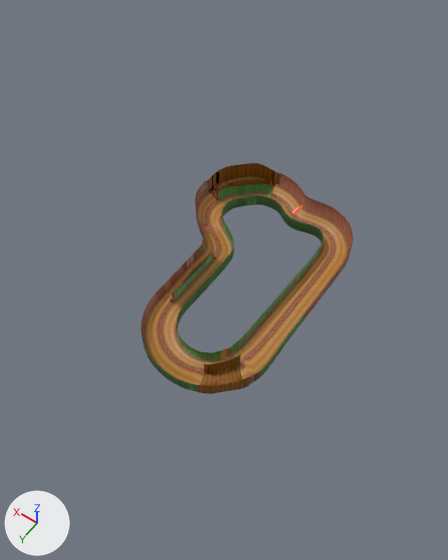
What one commit did to the glTF model mario-kart-react/public/Tracks/YoshiFalls/YoshiFalls_road.glb.
One viewpoint serves both versions: a camera (50 mm lens) standing at (-426.0, 744.0, 1157.0) and looking at (36.0, 96.0, 139.0). The axes (+X, +Y, +Z) are drawn at lower left. The lights are the same throughout. The first picture is the older version. Where no turn or scale is listed for an object, it has been applied to the vertices. Vertices at exactly the same position are counted once.

Objects in the first picture: 'polygon230', 'polygon243' and 1 more.
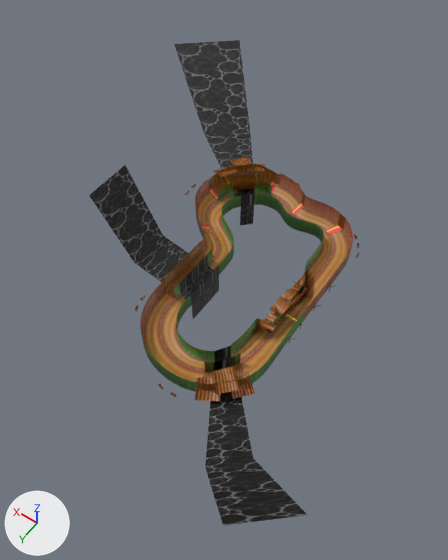
Where the newer file only moved an object's origin or applied its transform, the numbers keep the older frame.

Location of each change, (x1, y1, x2, y2) in pixels of the pictures (448 x 560 px; the box of a moved part takes in the faces that stretch with it):
'polygon264', added
    after: (89, 40, 307, 526)
'polygon243', reshaped
    before: (141, 172, 353, 392)
    after: (140, 173, 353, 392)
'polygon230', reshaped
    before: (198, 163, 304, 394)
    after: (162, 164, 345, 390)
'polygon201', added
    after: (169, 157, 337, 401)
'polygon15', added
    after: (135, 158, 359, 398)
'polygon41', added
    after: (225, 164, 297, 322)
part 1 of me_id326, moved or reshaped
    before: (141, 172, 347, 392)
    after: (140, 173, 348, 392)
part 2 of me_id326, surface changed
    before: (247, 371, 260, 380)
    after: (256, 368, 261, 377)
part 3 of me_id386, moved or reshaped
    before: (209, 163, 276, 201)
    after: (208, 164, 276, 200)
part 4 of me_id386, moved or reshaped
    before: (198, 357, 245, 393)
    after: (162, 192, 305, 390)

Patch to the scene script:
```diff
--- a/mario-kart-react/public/Tracks/YoshiFalls/YoshiFalls_road.glb.py
+++ b/mario-kart-react/public/Tracks/YoshiFalls/YoshiFalls_road.glb.py
@@ me_id326 @@
-me_id326.from_pydata(...)  # 667 vertices, 1063 faces; spans x -147.0..231.0, y -226.0..336.0, z 97.0..161.0
+me_id326.from_pydata(...)  # 700 vertices, 1071 faces; spans x -147.0..231.0, y -226.0..336.0, z 97.0..162.0
+# me_id326 part 1: 166 vertices moved from x -147.0..196.0, y -193.0..336.0, z 114.0..145.0 to x -147.0..196.0, y -194.0..336.0, z 114.0..152.0; 51 vertices removed from x -144.0..228.0, y -224.0..331.0, z 97.0..161.0; 88 vertices added at x -144.0..229.0, y -226.0..331.0, z 97.0..162.0
+# me_id326 part 2: 1 kept faces spanning x -144.0..-141.0, y 232.0..245.0, z 114.0..152.0 get new texture (UV) coordinates
+# other edits to the shape of me_id326 do not show in these pictures
 me_id326.materials.append(mat_a_michi)
@@ me_id386 @@
-me_id386.from_pydata(...)  # 289 vertices, 403 faces; spans x -137.0..229.0, y -225.0..324.0, z 111.0..174.0
+me_id386.from_pydata(...)  # 301 vertices, 396 faces; spans x -137.0..229.0, y -225.0..324.0, z 111.0..169.0
+# me_id386 part 3
+# 53 vertices are removed from x 105.0..228.0, y -224.0..-103.0, z 116.0..174.0
+# 133 faces are deleted
+# 30 vertices are added at x 107.0..228.0, y -224.0..-105.0, z 115.0..161.0
+# 17 new vertices lie (0.0, 0.0, 32.0) away from vertices in x 113.0..229.0, y -225.0..-111.0, z 124.0..137.0
+# 15 new vertices lie (0.0, 0.0, 31.0) away from vertices in x 105.0..196.0, y -193.0..-103.0, z 114.0..127.0
+# 123 new faces join them
+# me_id386 part 4
+# 21 vertices are removed from x -132.0..-51.0, y 225.0..323.0, z 114.0..142.0
+# 42 faces are deleted
+# 9 vertices are added at x -133.0..30.0, y -205.0..319.0, z 114.0..161.0
+# 15 new vertices lie (0.0, 0.0, 38.0) away from vertices in x -137.0..133.0, y 49.0..324.0, z 114.0..115.0
+# 45 new faces join them
 me_id386.materials.append(mat_a_kiita)
@@ ob_polygon15 @@
+ob_polygon15 = bpy.data.objects.new('polygon15', me_id161)  # 1118 vertices, 1271 faces; spans x -159.0..261.0, y -246.0..363.0, z 99.0..187.0; in mat_a_ki2 (picture img_fa_ki)
+ob_polygon15.location = (0.0, 0.0, 0.0)
@@ ob_polygon41 @@
+ob_polygon41 = bpy.data.objects.new('polygon41', me_id596)  # 40 vertices, 34 faces; spans x -139.0..216.0, y -215.0..92.0, z 124.0..169.0; in mat_a_kartlogo (picture img_fa_mariokart)
+ob_polygon41.location = (0.0, 0.0, 0.0)
@@ ob_polygon201 @@
+ob_polygon201 = bpy.data.objects.new('polygon201', me_id446)  # 604 vertices, 576 faces; spans x -159.0..240.0, y -235.0..345.0, z 90.0..187.0; in mat_a_ki (picture img_fa_ki)
+ob_polygon201.location = (0.0, 0.0, 0.0)
@@ ob_polygon264 @@
+ob_polygon264 = bpy.data.objects.new('polygon264', me_id296)  # 120 vertices, 168 faces; spans x -364.0..494.0, y -440.0..543.0, z 43.0..318.0; in mat_taki02 (picture img_fa_taki02)
+ob_polygon264.location = (0.0, 0.0, 0.0)
```
